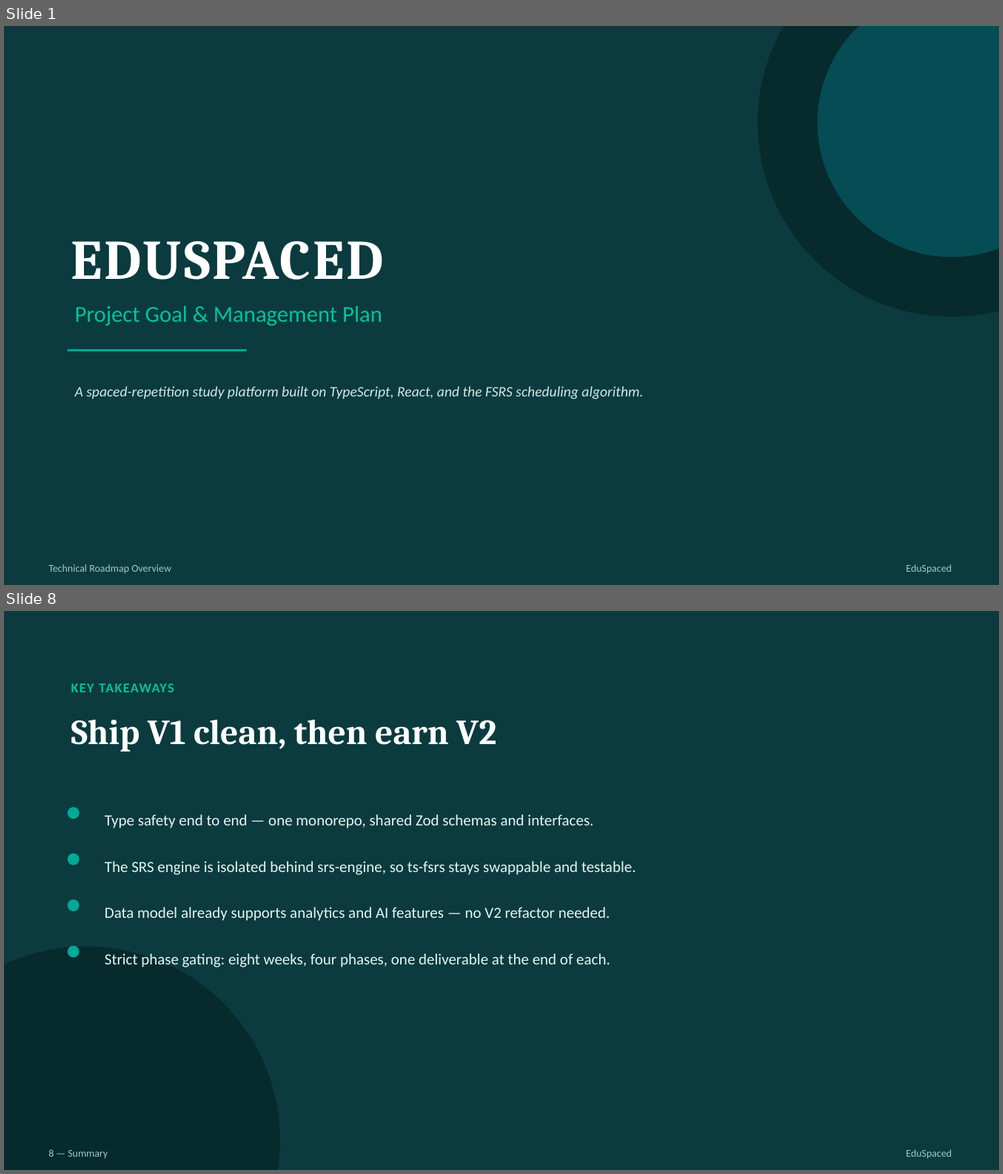
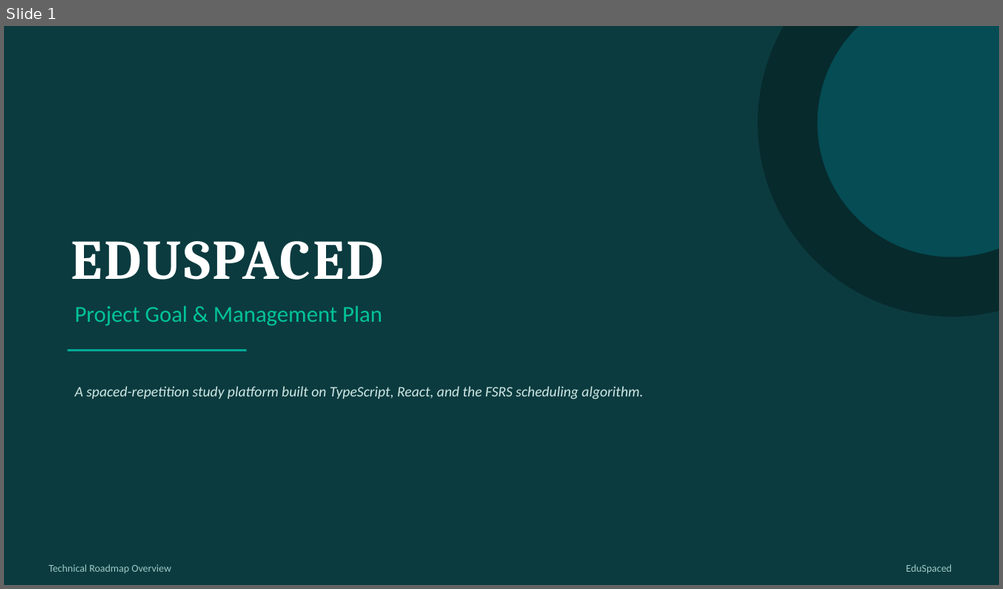
Before and after one commit to hoangphuc05/edu-anki, a slide deck: docs/EduSpaced-Presentation-1.pptx. Shown one above the other, each under a label of ours: slides 1 and 8 before the commit, slide 1 after it; the slides between them are not shown. The pictures are 1003x1174 and 1003x589 pixels, drawn with LibreOffice and Linux fonts; fonts in the diff are those of the drawing. Boxes give left, top, right and bottom in pixels: in the first picture for what was removed or moved away, otherwise in the second. Text is boxed around its words. In the diff, an @@ line names an element or a change of style, - is before the commit and + after.

```diff
--- a/docs/EduSpaced-Presentation-1.pptx
+++ b/docs/EduSpaced-Presentation-1.pptx
@@ slide 8 removed at [4, 611, 999, 1170], background #0B3B3F @@
@@ text removed at [71, 684, 173, 692] @@
-KEY TAKEAWAYS
@@ text removed at [71, 720, 496, 752] @@
-Ship V1 clean, then earn V2
@@ ellipse removed at [68, 807, 79, 819] @@
@@ text removed at [105, 815, 593, 829] @@
-Type safety end to end — one monorepo, shared Zod schemas and interfaces.
@@ ellipse removed at [68, 854, 79, 866] @@
@@ text removed at [105, 861, 636, 875] @@
-The SRS engine is isolated behind srs-engine, so ts-fsrs stays swappable and testable.
@@ ellipse removed at [68, 900, 79, 911] @@
@@ text removed at [105, 907, 610, 921] @@
-Data model already supports analytics and AI features — no V2 refactor needed.
@@ ellipse removed at [4, 947, 280, 1170] @@
@@ ellipse removed at [68, 946, 79, 958] @@
@@ text removed at [105, 954, 610, 968] @@
-Strict phase gating: eight weeks, four phases, one deliverable at the end of each.
@@ text removed at [48, 1150, 108, 1159] @@
-8 — Summary
@@ text removed at [905, 1150, 951, 1159] @@
-EduSpaced
```
Also in this commit, not shown: 6 slides changed.
